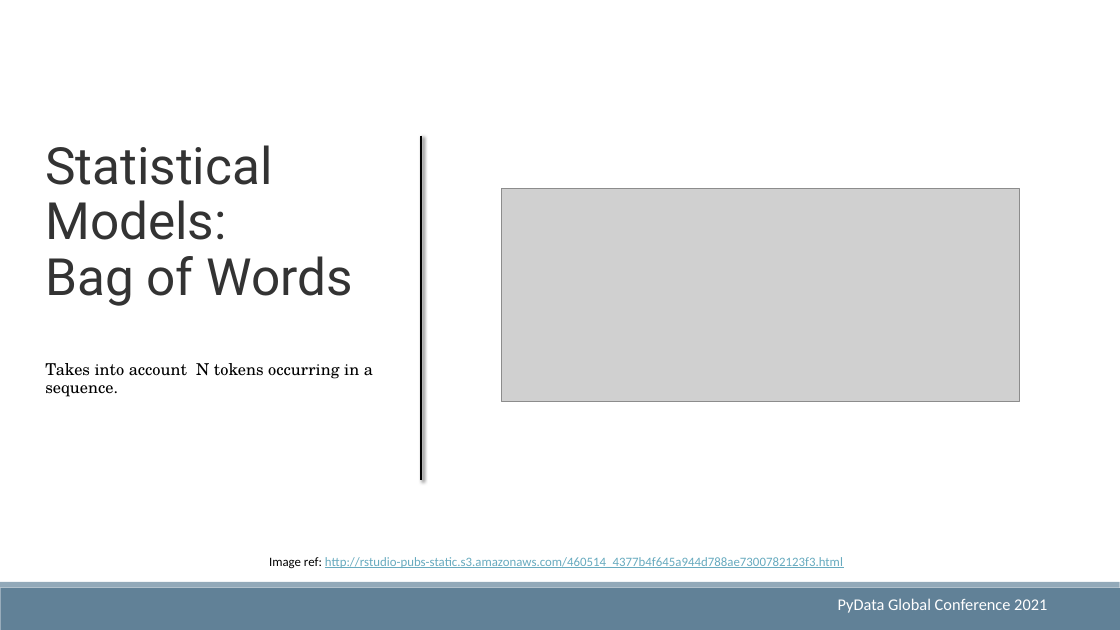
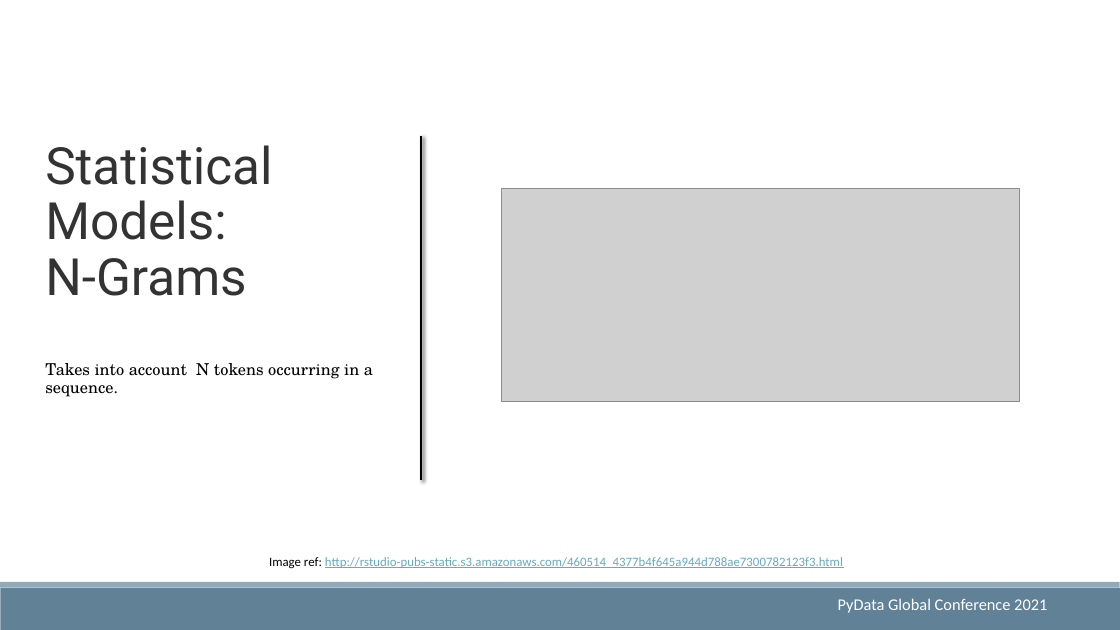
Before and after one commit to royn5618/Talks_Resources, a slide deck: slide 10 of PyDataGlobal2021/Getting Started with Text Classification.pptx. Drawn at 1120x630 pixels with LibreOffice and Linux fonts; fonts in the diff are those of the drawing; grey boxes stand for pictures. Boxes give left, top, right and bottom in pixels: in the first picture for what was removed or moved away, otherwise in the second. Text is boxed around its words. In the diff, an @@ line names an element or a change of style, - is before the commit and + after.

```diff
--- a/PyDataGlobal2021/Getting Started with Text Classification.pptx
+++ b/PyDataGlobal2021/Getting Started with Text Classification.pptx
@@ text at (45,258,246,296): text changed @@
-Bag of Words
+N-Grams
```
Also in this commit, not shown: 1 other file.
